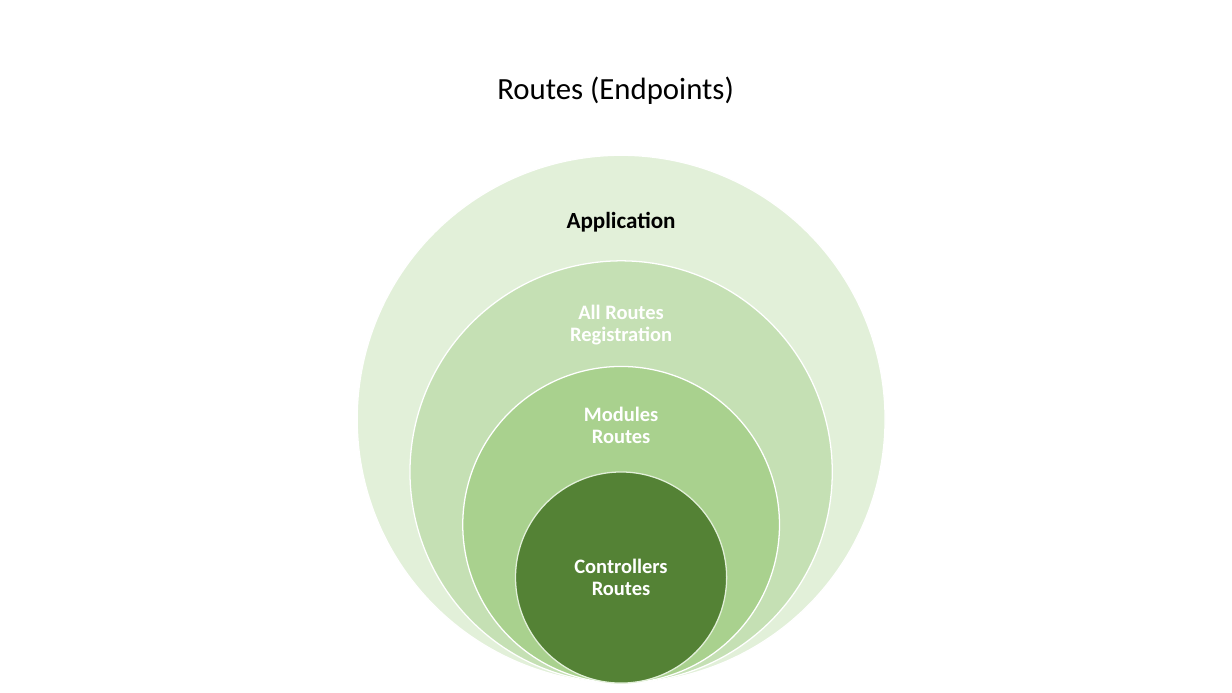
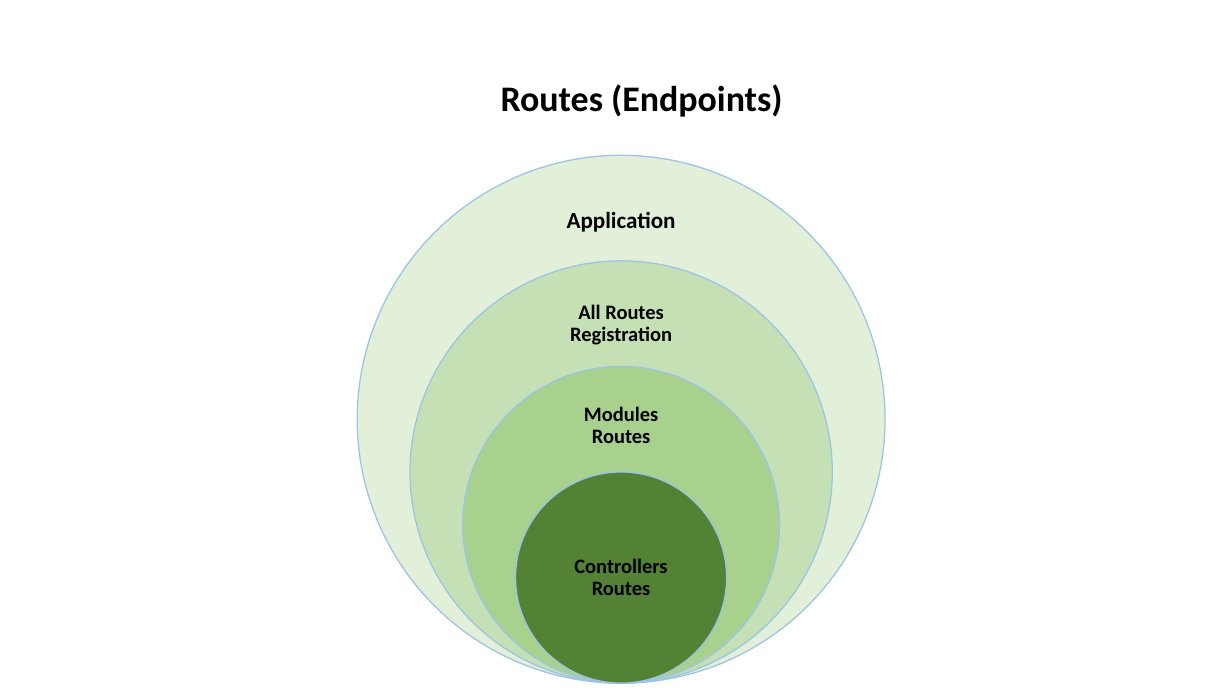
Before and after one commit to ortizdavid/golang-modular-software, a slide deck: slide 2 of docs/Structure.pptx. Drawn at 1232x693 pixels with LibreOffice and Linux fonts; fonts in the diff are those of the drawing. Boxes give left, top, right and bottom in pixels: in the first picture for what was removed or moved away, otherwise in the second. Text is boxed around its words. In the diff, an @@ line names an element or a change of style, - is before the commit and + after.

```diff
--- a/docs/Structure.pptx
+++ b/docs/Structure.pptx
@@ text "Routes (Endpoints)": place and size @@
-text "Routes (Endpoints)" at [497, 76, 734, 104]
+text "Routes (Endpoints)" at [501, 84, 782, 117]
@@ text "Routes (Endpoints)" at [501, 84, 782, 117]: size 24 to 28 pt, bold on; alignment centre to left @@
@@ outline #FFFFFF 1 pt to #9DC3E6 1 pt in 3 elements at [358, 155, 885, 683], [410, 261, 833, 683], [463, 367, 780, 684] @@
@@ ellipse at [516, 472, 727, 684]: outline #E2F0D9 1 pt to #9DC3E6 1 pt @@
@@ text colour #FFFFFF to #000000 in 3 elements at [570, 304, 672, 345], [584, 406, 658, 443], [574, 558, 667, 595] @@
```
Also in this commit, not shown: 1 slide added, 1 slide removed, 4 other files.
